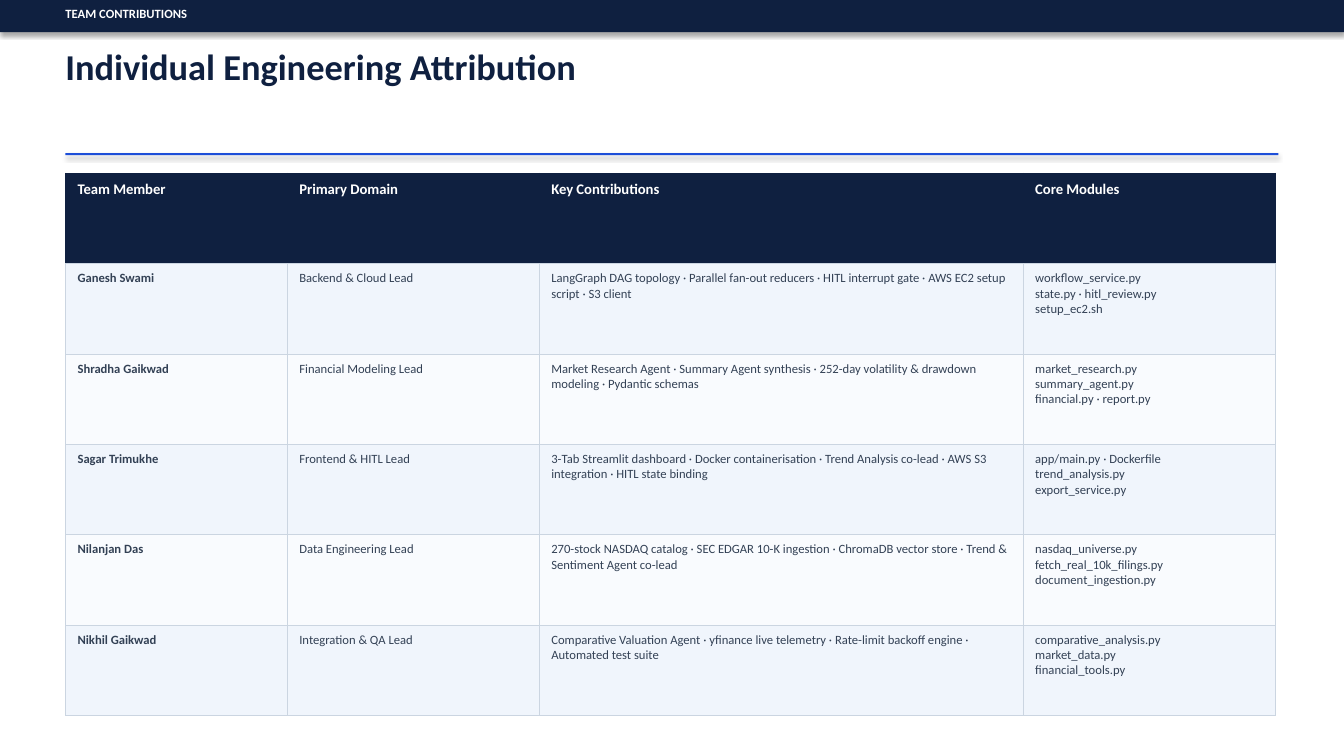
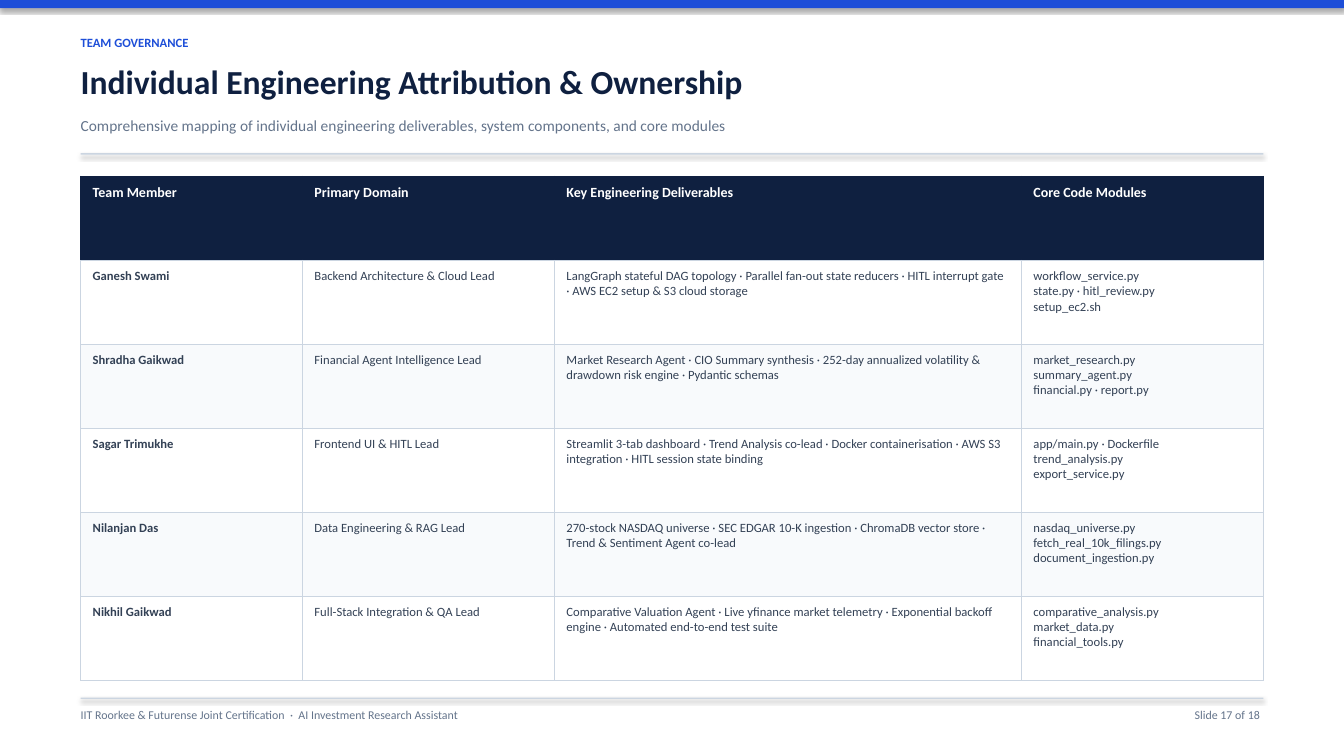
Before and after one commit to SagarTrimukhe/ai-investment-research-assistant, a slide deck: slide 17 of CAPSTONE_PROJECT_PRESENTATION.pptx. Drawn at 1344x756 pixels with LibreOffice and Linux fonts; fonts in the diff are those of the drawing. Boxes give left, top, right and bottom in pixels: in the first picture for what was removed or moved away, otherwise in the second. Text is boxed around its words. In the diff, an @@ line names an element or a change of style, - is before the commit and + after.

Commit message:
design: streamline presentation to clean, simple bullet format with executive styling

```diff
--- a/CAPSTONE_PROJECT_PRESENTATION.pptx
+++ b/CAPSTONE_PROJECT_PRESENTATION.pptx
@@ rectangle: place and size @@
-rectangle at [0, 0, 1344, 32]
+rectangle at [0, 0, 1344, 8]
@@ rectangle at [0, 0, 1344, 8]: fill #0F2040 to #1D4ED8 @@
@@ text at [81, 38, 188, 47]: text changed; text colour #FFFFFF to #1D4ED8 @@
-TEAM CONTRIBUTIONS
+TEAM GOVERNANCE
@@ text at [81, 70, 743, 100]: text changed; size 26 to 24 pt @@
-Individual Engineering Attribution
+Individual Engineering Attribution & Ownership
@@ text added at [81, 120, 725, 134], 11 pt, text #64748B @@
+Comprehensive mapping of individual engineering deliverables, system components, and core modules
@@ table at [81, 176, 1263, 681] @@
-row 1, column 3: Key Contributions
+row 1, column 3: Key Engineering Deliverables
-row 1, column 4: Core Modules
+row 1, column 4: Core Code Modules
-row 2, column 2: Backend & Cloud Lead
+row 2, column 2: Backend Architecture & Cloud Lead
-row 2, column 3: LangGraph DAG topology · Parallel fan-out reducers · HITL interrupt gate · AWS EC2 setup script · S3 client
+row 2, column 3: LangGraph stateful DAG topology · Parallel fan-out state reducers · HITL interrupt gate · AWS EC2 setup & S3 cloud storage
-row 3, column 2: Financial Modeling Lead
+row 3, column 2: Financial Agent Intelligence Lead
-row 3, column 3: Market Research Agent · Summary Agent synthesis · 252-day volatility & drawdown modeling · Pydantic schemas
+row 3, column 3: Market Research Agent · CIO Summary synthesis · 252-day annualized volatility & drawdown risk engine · Pydantic schemas
-row 4, column 2: Frontend & HITL Lead
+row 4, column 2: Frontend UI & HITL Lead
-row 4, column 3: 3-Tab Streamlit dashboard · Docker containerisation · Trend Analysis co-lead · AWS S3 integration · HITL state binding
+row 4, column 3: Streamlit 3-tab dashboard · Trend Analysis co-lead · Docker containerisation · AWS S3 integration · HITL session state binding
-row 5, column 2: Data Engineering Lead
+row 5, column 2: Data Engineering & RAG Lead
-row 5, column 3: 270-stock NASDAQ catalog · SEC EDGAR 10-K ingestion · ChromaDB vector store · Trend & Sentiment Agent co-lead
+row 5, column 3: 270-stock NASDAQ universe · SEC EDGAR 10-K ingestion · ChromaDB vector store · Trend & Sentiment Agent co-lead
-row 6, column 2: Integration & QA Lead
+row 6, column 2: Full-Stack Integration & QA Lead
-row 6, column 3: Comparative Valuation Agent · yfinance live telemetry · Rate-limit backoff engine · Automated test suite
+row 6, column 3: Comparative Valuation Agent · Live yfinance market telemetry · Exponential backoff engine · Automated end-to-end test suite
@@ fill #F0F5FC to #FFFFFF in 12 cells @@
@@ fill #F9FBFE to #F8FAFC in 8 cells @@
@@ size 10.5 to 10 pt in "Team Member", "Primary Domain" @@
@@ table: place and size @@
-table at [66, 173, 1275, 716]
+table at [81, 176, 1263, 681]
@@ rectangle: place and size @@
-rectangle at [66, 153, 1278, 155]
+rectangle at [81, 153, 1263, 154]
@@ rectangle at [81, 153, 1263, 154]: fill #1D4ED8 to #CBD5E1 @@
@@ rectangle added at [81, 698, 1263, 699], fill #CBD5E1 @@
@@ text added at [81, 711, 458, 719], 8.5 pt, text #64748B @@
+IIT Roorkee & Futurense Joint Certification · AI Investment Research Assistant
@@ text added at [1195, 711, 1260, 719], 8.5 pt, text #64748B @@
+Slide 17 of 18
```
Also in this commit, not shown: 15 other slides changed, 2 slides added, 2 slides removed.
